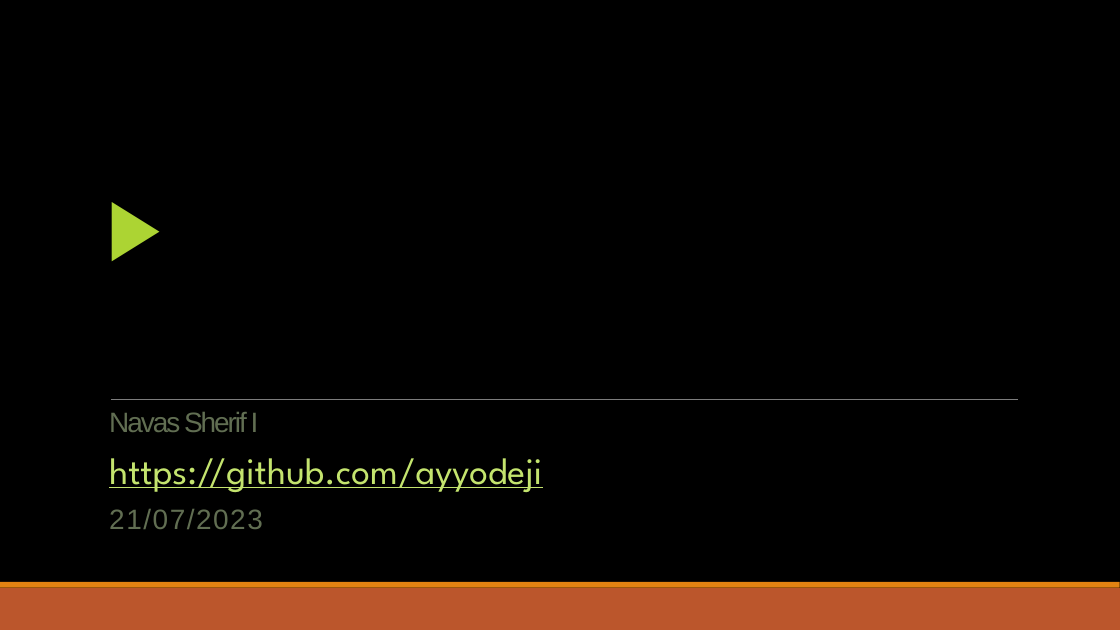
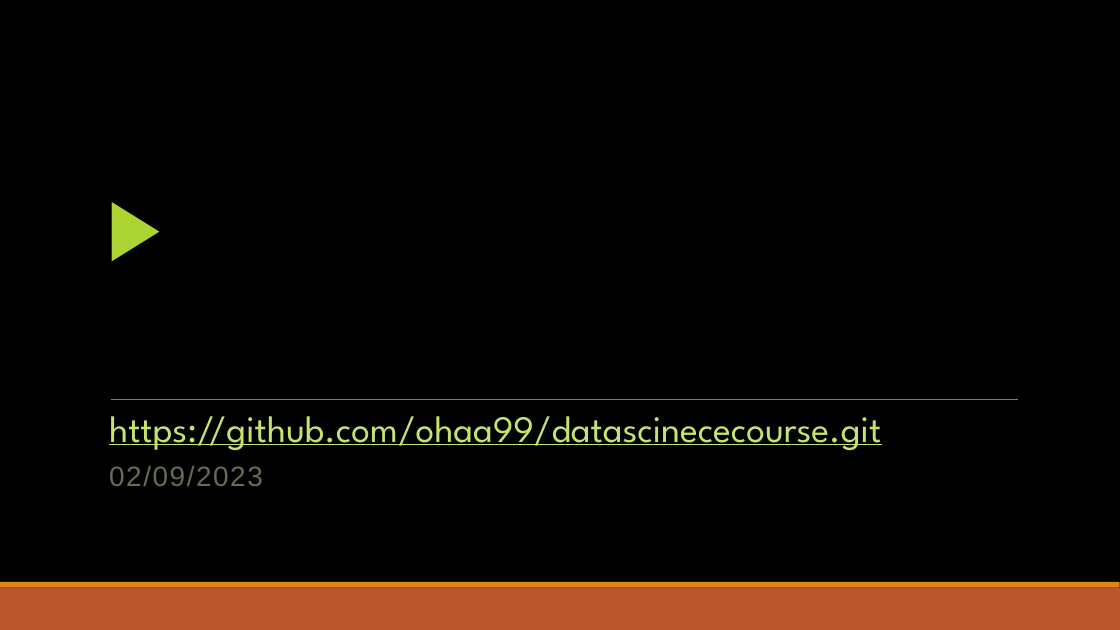
Before and after one commit to ohaa99/datascinececourse, a slide deck: slide 1 of Data Science Journey.pptx. Drawn at 1120x630 pixels with LibreOffice and Linux fonts; fonts in the diff are those of the drawing; background and template pictures are left out. Boxes give left, top, right and bottom in pixels: in the first picture for what was removed or moved away, otherwise in the second. Text is boxed around its words. In the diff, an @@ line names an element or a change of style, - is before the commit and + after.

```diff
--- a/Data Science Journey.pptx
+++ b/Data Science Journey.pptx
@@ text at box(109, 416, 881, 486): text changed @@
-Navas Sherif I
-https://github.com/ayyodeji
-21/07/2023
+https://github.com/ohaa99/datascinececourse.git
+02/09/2023
```
